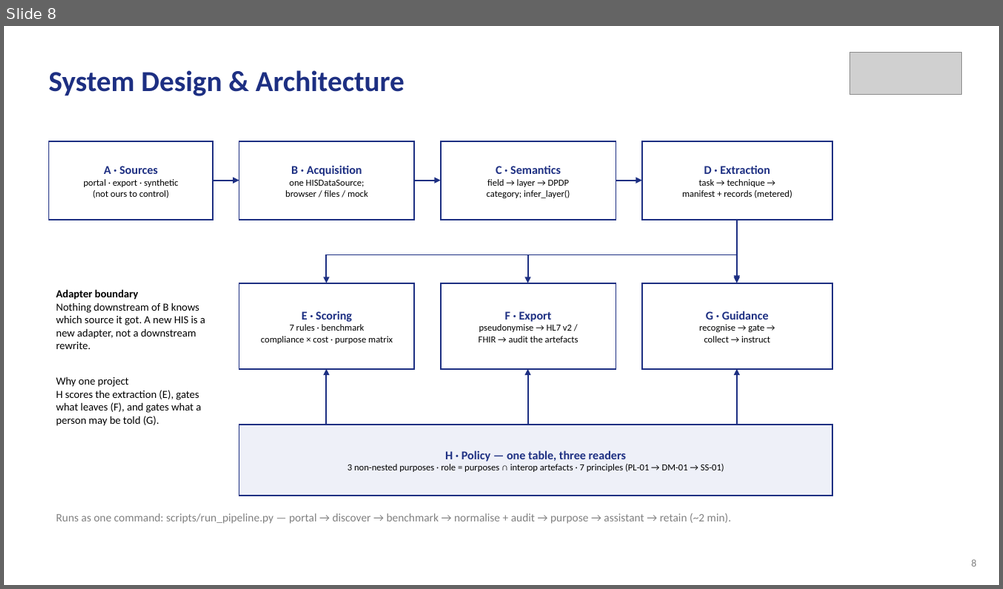
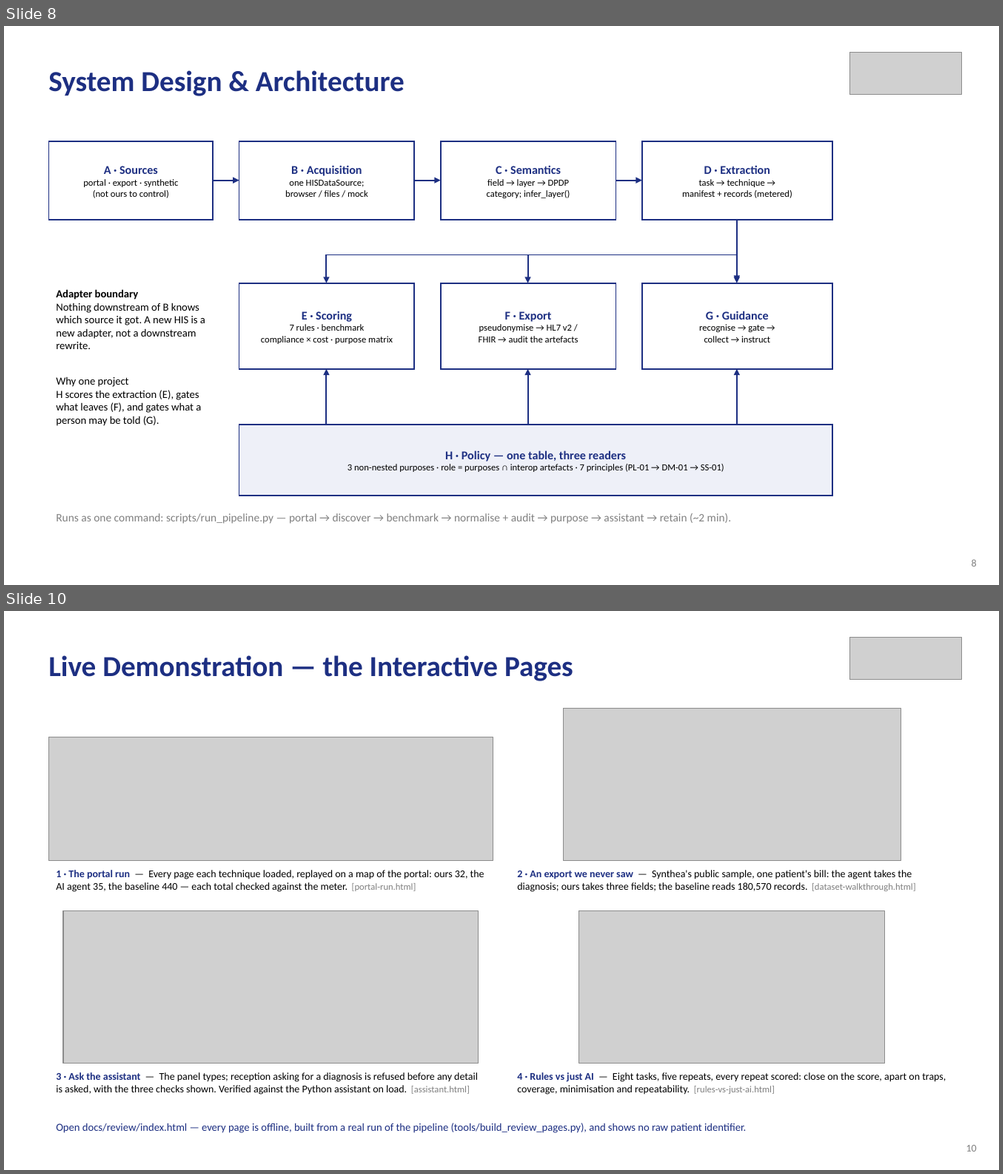
Before and after one commit to aysk1209/his-scraping-dpdp-project, a slide deck: Review-II.pptx. Shown one above the other, each under a label of ours: slide 8 before the commit, slides 8 and 10 after it; the slides between them are not shown. The pictures are 1003x589 and 1003x1174 pixels, drawn with LibreOffice and Linux fonts; fonts in the diff are those of the drawing; grey boxes stand for pictures. Boxes give left, top, right and bottom in pixels: in the first picture for what was removed or moved away, otherwise in the second. Text is boxed around its words. In the diff, an @@ line names an element or a change of style, - is before the commit and + after.

```diff
--- a/Review-II.pptx
+++ b/Review-II.pptx
@@ slide 10 added at box(4, 611, 999, 1170), background #FFFFFF @@
@@ picture added at box(849, 637, 962, 680) @@
@@ text added at box(48, 655, 573, 681), 28 pt, text #1D2F82, bold @@
+Live Demonstration — the Interactive Pages
@@ picture added at box(563, 708, 900, 861) @@
@@ picture added at box(48, 737, 492, 861) @@
@@ text added at box(56, 870, 484, 892), 10 pt, text #000000 @@
+1 · The portal run — Every page each technique loaded, replayed on a map of the portal: ours 32, the AI agent 35, the baseline 440 — each total checked against the meter. [portal-run.html]
@@ text added at box(517, 870, 915, 892), 10 pt, text #000000 @@
+2 · An export we never saw — Synthea's public sample, one patient's bill: the agent takes the diagnosis; ours takes three fields; the baseline reads 180,570 records. [dataset-walkthrough.html]
@@ picture added at box(63, 911, 478, 1064) @@
@@ picture added at box(579, 911, 885, 1064) @@
@@ text added at box(56, 1073, 478, 1095), 10 pt, text #000000 @@
+3 · Ask the assistant — The panel types; reception asking for a diagnosis is refused before any detail is asked, with the three checks shown. Verified against the Python assistant on load. [assistant.html]
@@ text added at box(517, 1073, 945, 1095), 10 pt, text #000000 @@
+4 · Rules vs just AI — Eight tasks, five repeats, every repeat scored: close on the score, apart on traps, coverage, minimisation and repeatability. [rules-vs-just-ai.html]
@@ text added at box(56, 1123, 745, 1133), 10.5 pt, text #1D2F82 @@
+Open docs/review/index.html — every page is offline, built from a real run of the pipeline (tools/build_review_pages.py), and shows no raw patient identifier.
@@ text added at box(966, 1145, 976, 1152), 10 pt, text #808080 @@
+10
```
Also in this commit, not shown: 8 slides changed, 8 other files.
